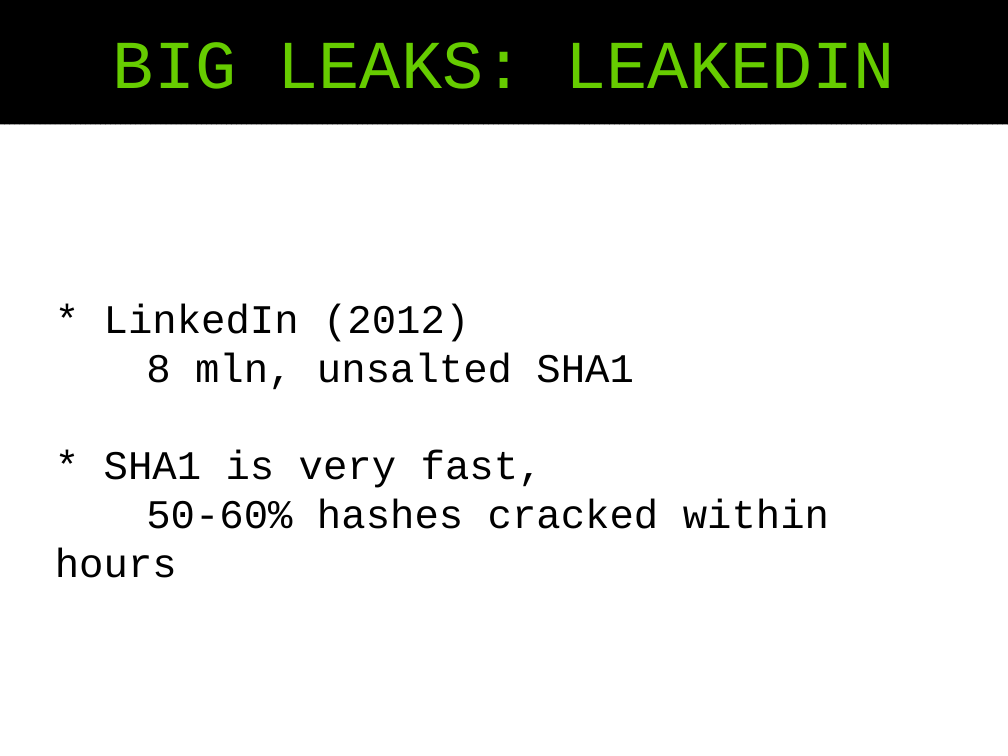
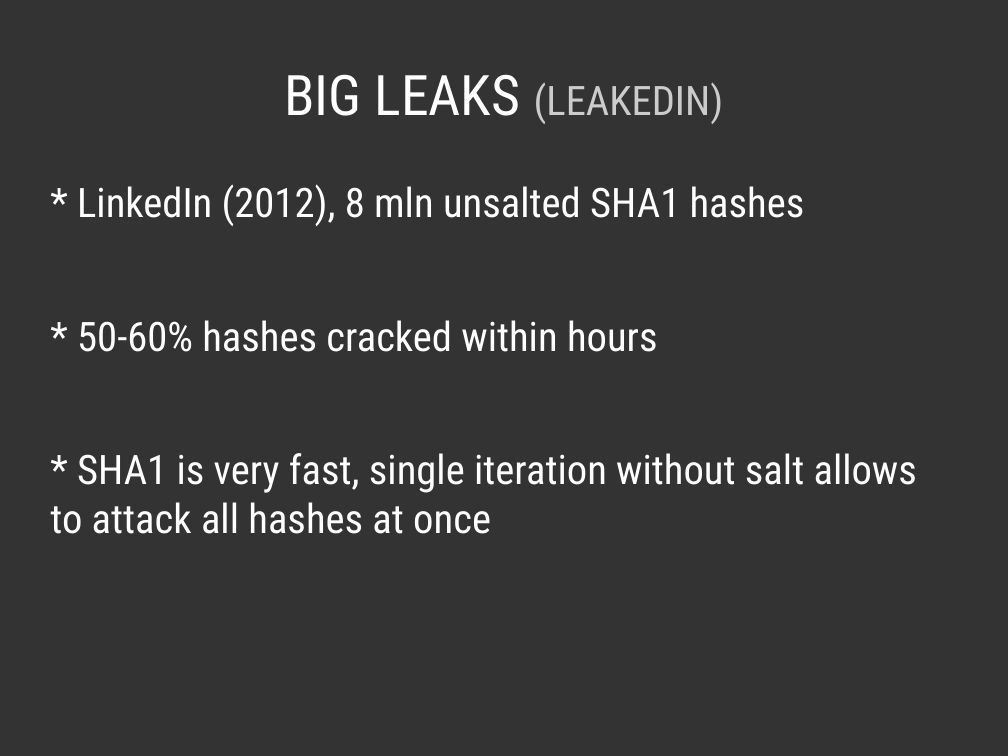
Before and after one commit to pjackowski/presentations, a slide deck: slide 5 of 04-password-security/04-password-security-slides-friday-lolz-01.odp. Drawn at 1008x756 pixels with LibreOffice and Linux fonts; fonts in the diff are those of the drawing. Boxes give left, top, right and bottom in pixels: in the first picture for what was removed or moved away, otherwise in the second. Text is boxed around its words. In the diff, an @@ line names an element or a change of style, - is before the commit and + after.

```diff
--- a/04-password-security/04-password-security-slides-friday-lolz-01.odp
+++ b/04-password-security/04-password-security-slides-friday-lolz-01.odp
@@ background #FFFFFF to #333333 @@
@@ title "BIG LEAKS (LEAKEDIN)": place and size @@
-title "BIG LEAKS (LEAKEDIN)" at (0,0,1008,124)
+title "BIG LEAKS (LEAKEDIN)" at (284,74,723,124)
@@ title "BIG LEAKS (LEAKEDIN)" at (284,74,723,124): fill pattern #000000 on #000000 to none @@
@@ title at (284,74,723,124): text changed; size 54 to 32 pt; font Courier New to Roboto Condensed; text colour #66CC00 to #CCCCCC @@
-BIG LEAKS: LEAKEDIN
+BIG LEAKS (LEAKEDIN)
@@ text "* LinkedIn (2012), 8 mln ..." at (50,184,917,534): vertical alignment middle to top @@
@@ text at (50,184,917,534): text changed; font Courier New to Roboto Condensed; text colour #000000 to #FFFFFF @@
-* LinkedIn (2012)
-8 mln, unsalted SHA1
-* SHA1 is very fast,
-50-60% hashes cracked within hours
+* LinkedIn (2012), 8 mln unsalted SHA1 hashes
+* 50-60% hashes cracked within hours
+* SHA1 is very fast, single iteration without salt allows to attack all hashes at once
```
Also in this commit, not shown: 35 other slides changed, 4 slides added, 4 slides removed, 5 other files.
